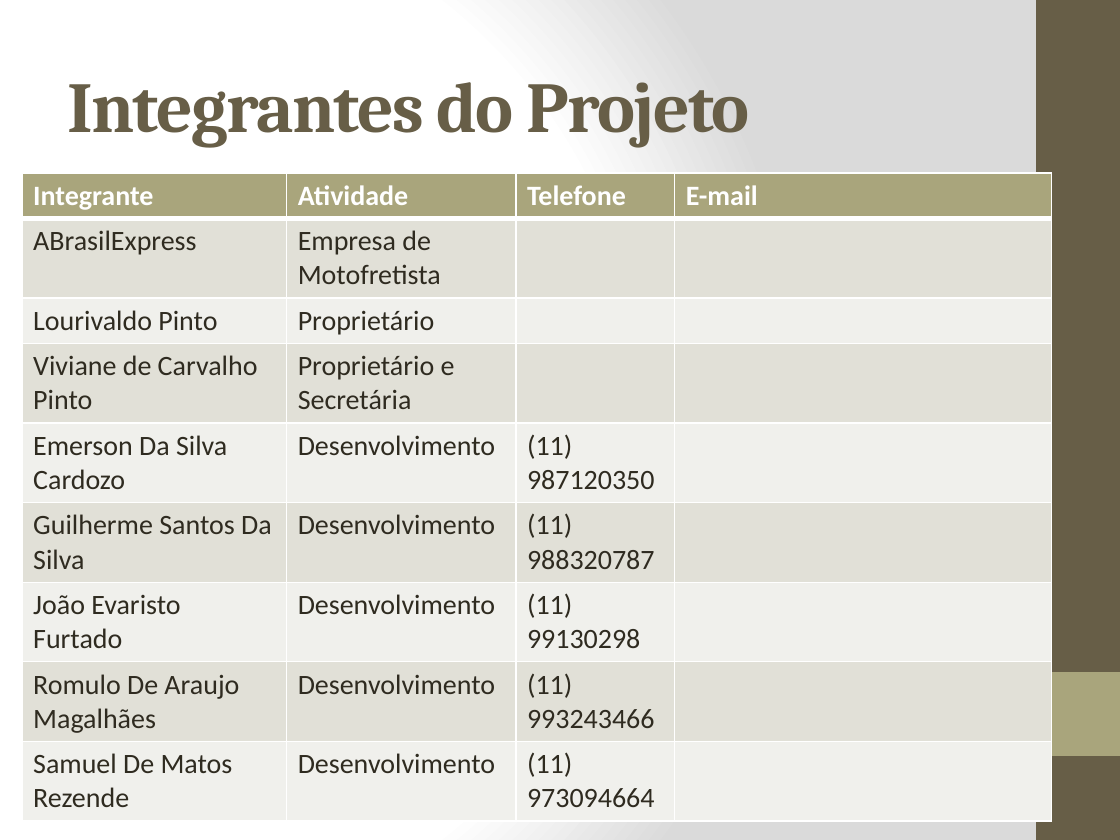
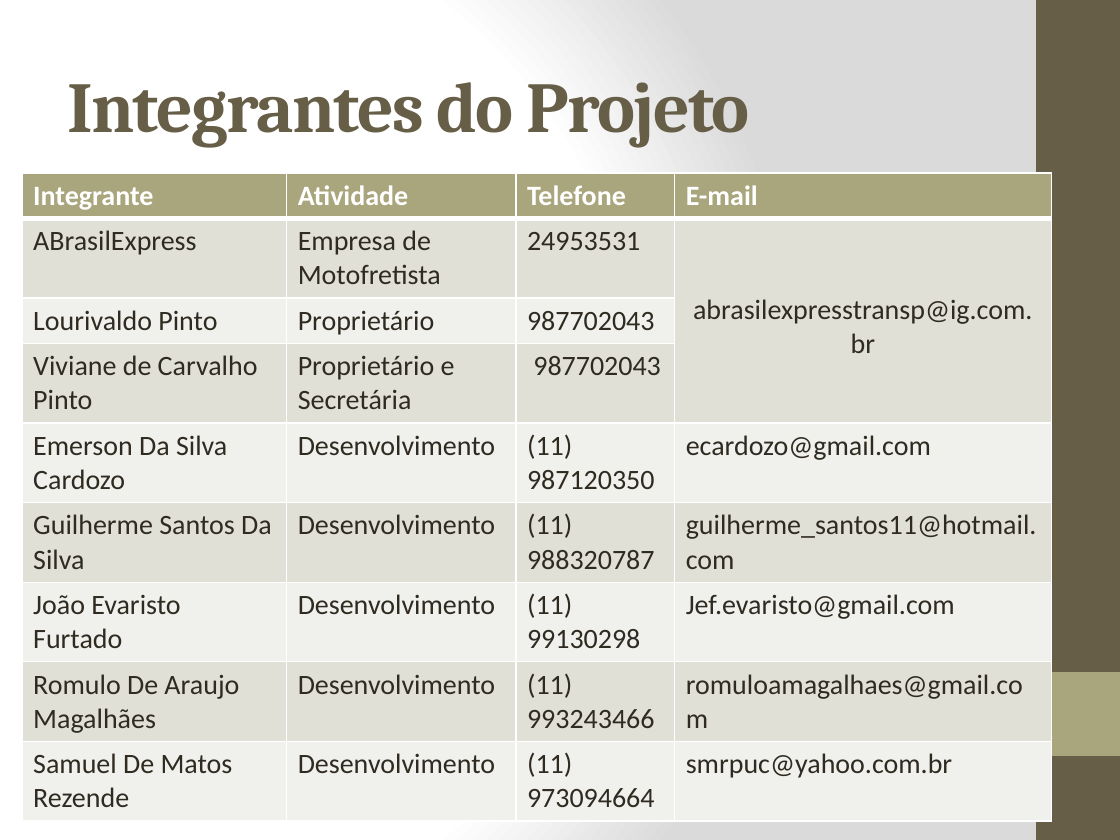
Before and after one commit to smrpuc/pos-fit-es10, a slide deck: slide 5 of TCC - Monografia/Documentos/AbrasilExpress - 26 03 14.pptx. Drawn at 1120x840 pixels with LibreOffice and Linux fonts; fonts in the diff are those of the drawing. Boxes give left, top, right and bottom in pixels: in the first picture for what was removed or moved away, otherwise in the second. Text is boxed around its words. In the diff, an @@ line names an element or a change of style, - is before the commit and + after.

```diff
--- a/TCC - Monografia/Documentos/AbrasilExpress - 26 03 14.pptx
+++ b/TCC - Monografia/Documentos/AbrasilExpress - 26 03 14.pptx
@@ table at (22, 174, 1052, 813) @@
-row 2, column 3: 
+row 2, column 3: 24953531
-row 2, column 4: 
+row 2, column 4: abrasilexpresstransp@ig.com.br
-row 3, column 3: 
+row 3, column 3: 987702043
-row 4, column 3: 
+row 4, column 3: 987702043
-row 5, column 4: 
+row 5, column 4: ecardozo@gmail.com
-row 6, column 4: 
+row 6, column 4: guilherme_santos11@hotmail.com
-row 7, column 4: 
+row 7, column 4: Jef.evaristo@gmail.com
-row 8, column 4: 
+row 8, column 4: romuloamagalhaes@gmail.com
-row 9, column 4: 
+row 9, column 4: smrpuc@yahoo.com.br
```
